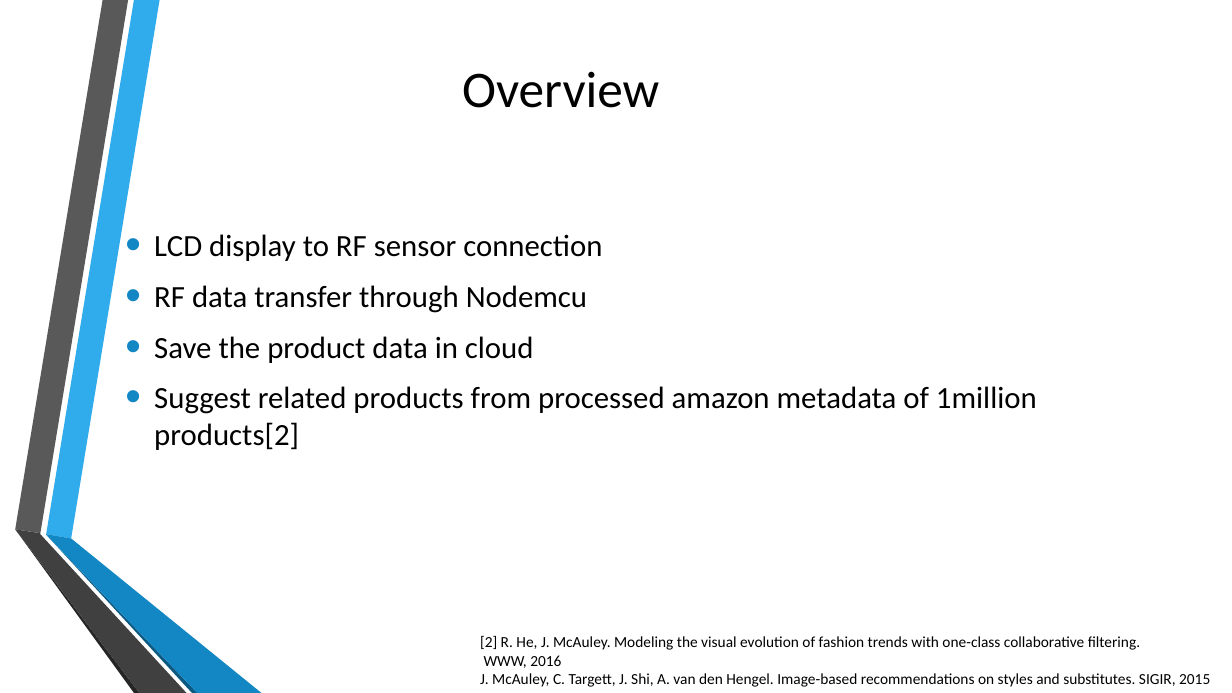
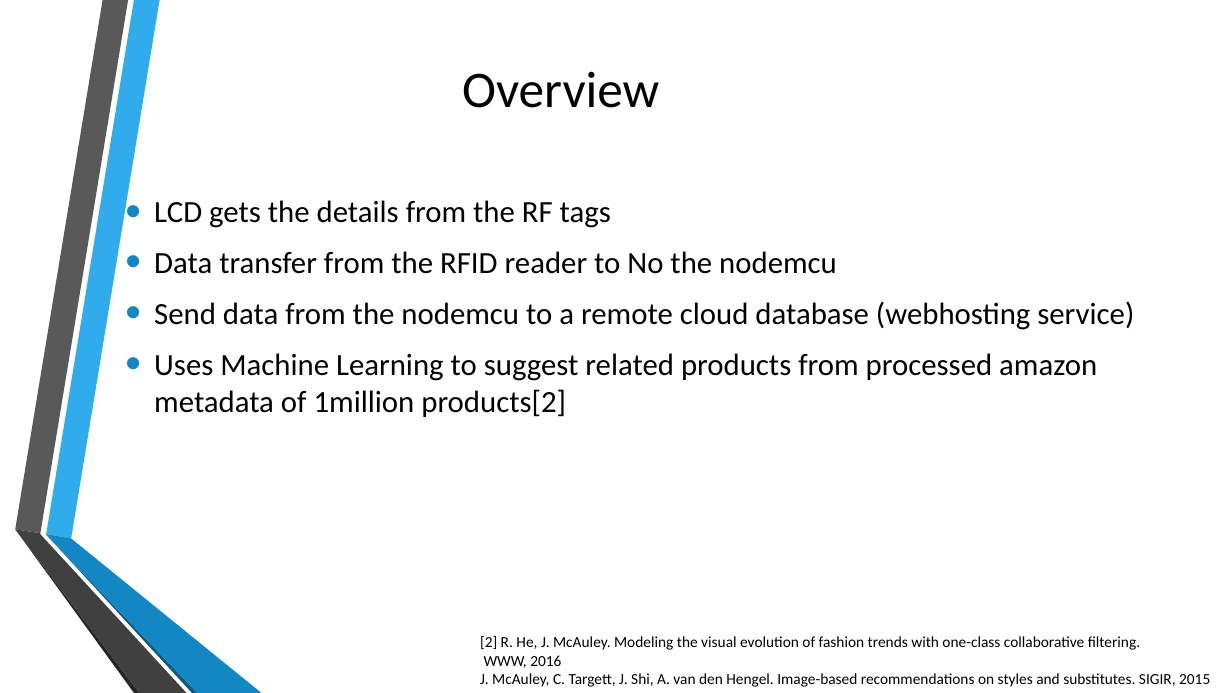
Before and after one commit to adithyarganesh/Quick-Basket, a slide deck: slide 4 of Reports/QB-Finalfinal final [Autosaved].pptx. Drawn at 1232x693 pixels with LibreOffice and Linux fonts; fonts in the diff are those of the drawing; background and template pictures are left out. Boxes give left, top, right and bottom in pixels: in the first picture for what was removed or moved away, otherwise in the second. Text is boxed around its words. In the diff, an @@ line names an element or a change of style, - is before the commit and + after.

```diff
--- a/Reports/QB-Finalfinal final [Autosaved].pptx
+++ b/Reports/QB-Finalfinal final [Autosaved].pptx
@@ text at box(154, 200, 1134, 417): text changed @@
-• LCD display to RF sensor connection
-• RF data transfer through Nodemcu
-• Save the product data in cloud
-• Suggest related products from processed amazon metadata of 1million products[2]
+• LCD gets the details from the RF tags
+• Data transfer from the RFID reader to No the nodemcu
+• Send data from the nodemcu to a remote cloud database (webhosting service)
+• Uses Machine Learning to suggest related products from processed amazon metadata of 1million products[2]
```
Also in this commit, not shown: 9 other slides changed, 4 slides added, 3 slides removed, 7 other files.
